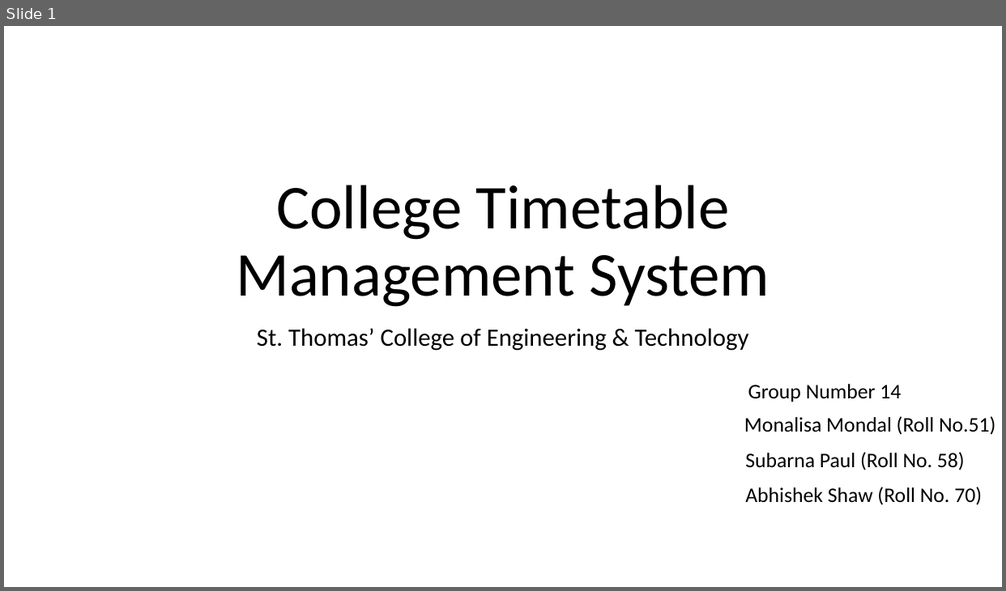
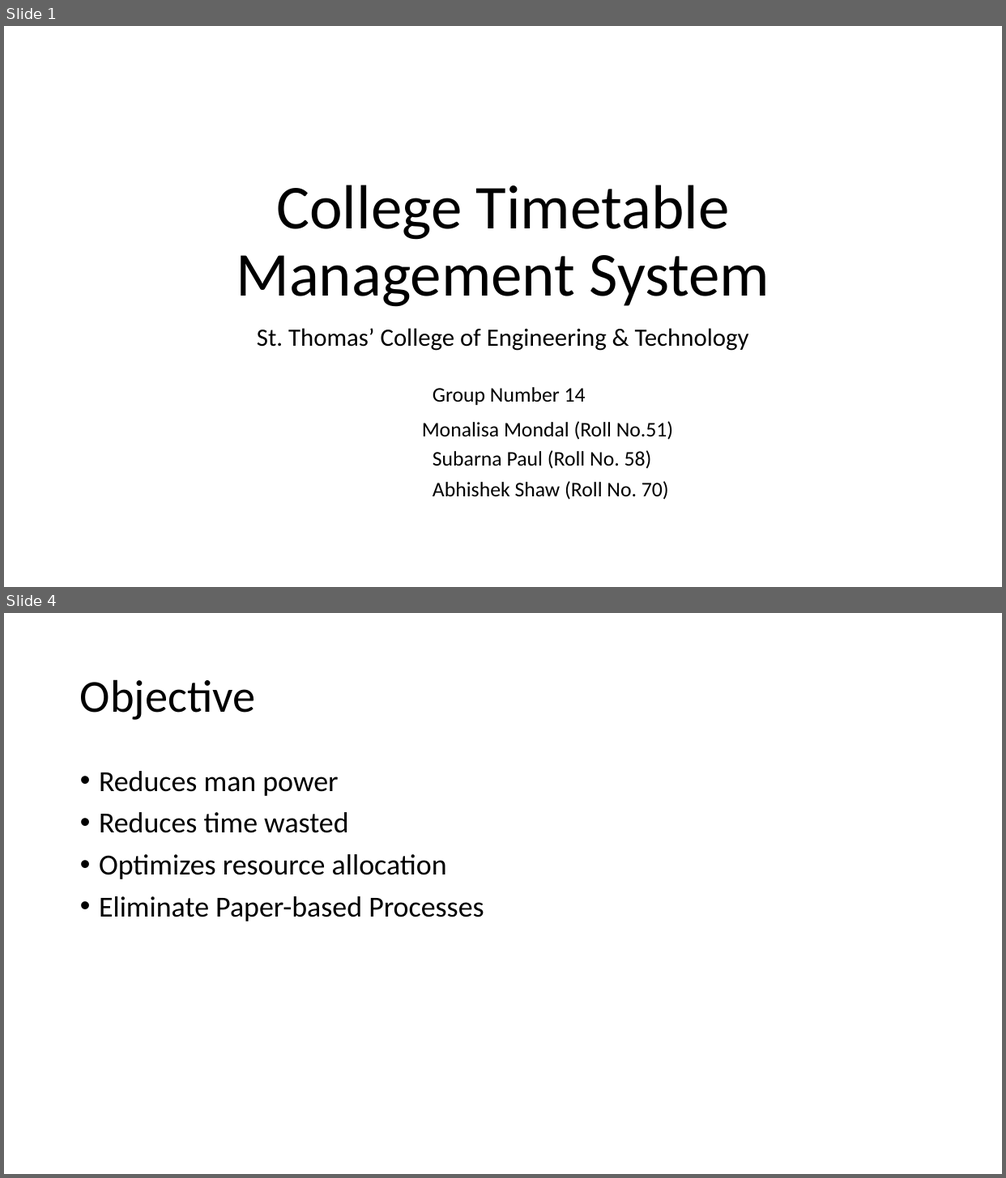
Before and after one commit to abhishekshaw21/Timetable, a slide deck: College Timetable Management System.pptx. Shown one above the other, each under a label of ours: slide 1 before the commit, slides 1 and 4 after it; the slides between them are not shown. The pictures are 1006x591 and 1006x1178 pixels, drawn with LibreOffice and Linux fonts; fonts in the diff are those of the drawing. Boxes give left, top, right and bottom in pixels: in the first picture for what was removed or moved away, otherwise in the second. Text is boxed around its words. In the diff, an @@ line names an element or a change of style, - is before the commit and + after.

```diff
--- a/College Timetable Management System.pptx
+++ b/College Timetable Management System.pptx
@@ slide 4 added at [4, 613, 1002, 1174], background #FFFFFF @@
@@ title added at [80, 679, 256, 720], 44 pt, text #000000 @@
+Objective
@@ text added at [99, 771, 484, 922], 28 pt, text #000000 @@
+• Reduces man power
+• Reduces time wasted
+• Optimizes resource allocation
+• Eliminate Paper-based Processes
@@ slide 1 changed as well @@
@@ text "Group Number 14": place and size @@
-text "Group Number 14" at [748, 384, 901, 402]
+text "Group Number 14" at [432, 387, 586, 405]
@@ text "Monalisa Mondal (Roll No.51)": place and size @@
-text "Monalisa Mondal (Roll No.51)" at [744, 416, 995, 435]
+text "Monalisa Mondal (Roll No.51)" at [422, 421, 673, 440]
@@ text "Subarna Paul (Roll No. 58)": place and size @@
-text "Subarna Paul (Roll No. 58)" at [745, 452, 965, 471]
+text "Subarna Paul (Roll No. 58)" at [432, 450, 652, 469]
@@ text "Abhishek Shaw (Roll No. 70)": place and size @@
-text "Abhishek Shaw (Roll No. 70)" at [745, 487, 982, 506]
+text "Abhishek Shaw (Roll No. 70)" at [432, 481, 669, 500]
```
Also in this commit, not shown: 65 other slides added, 3 slides removed.
